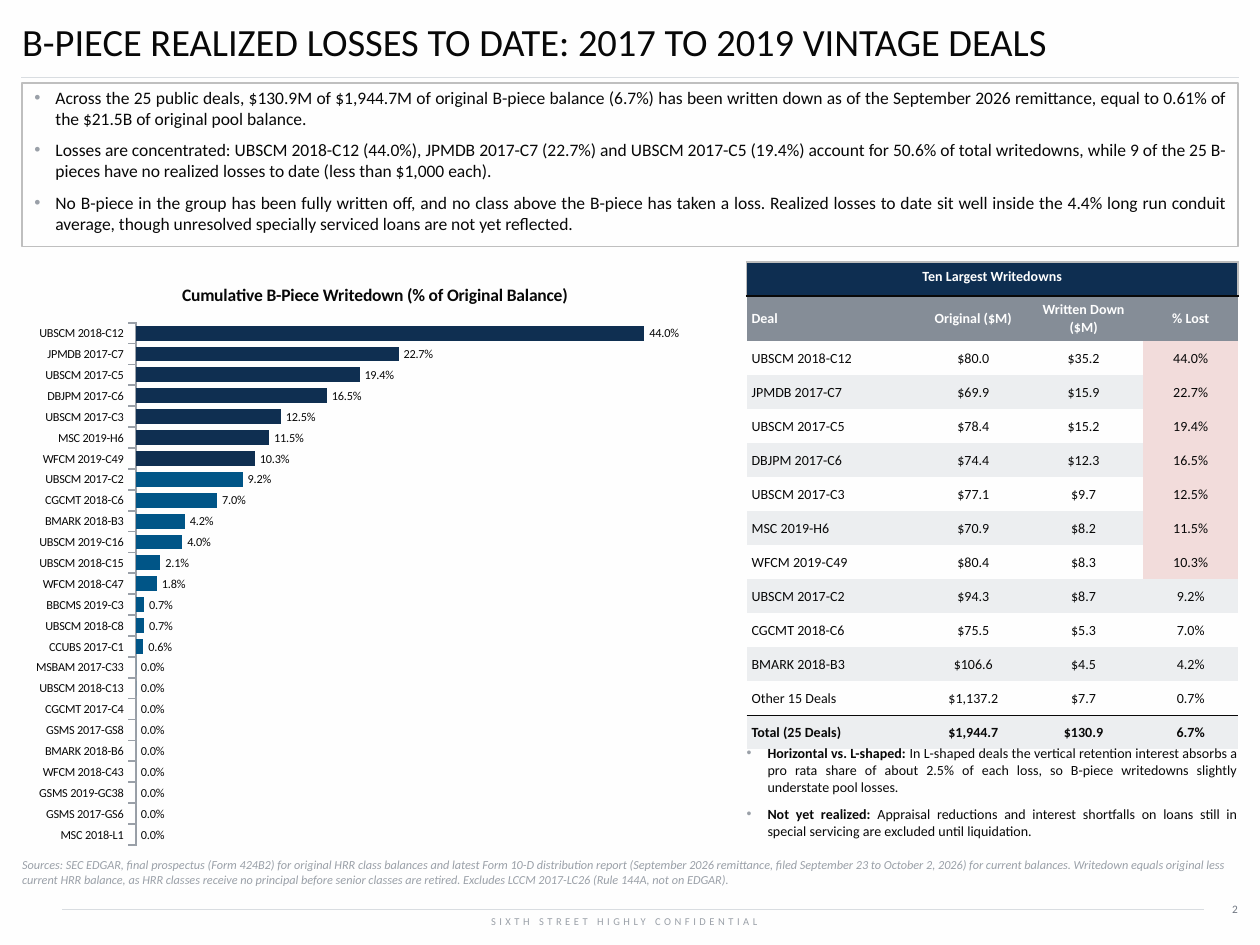
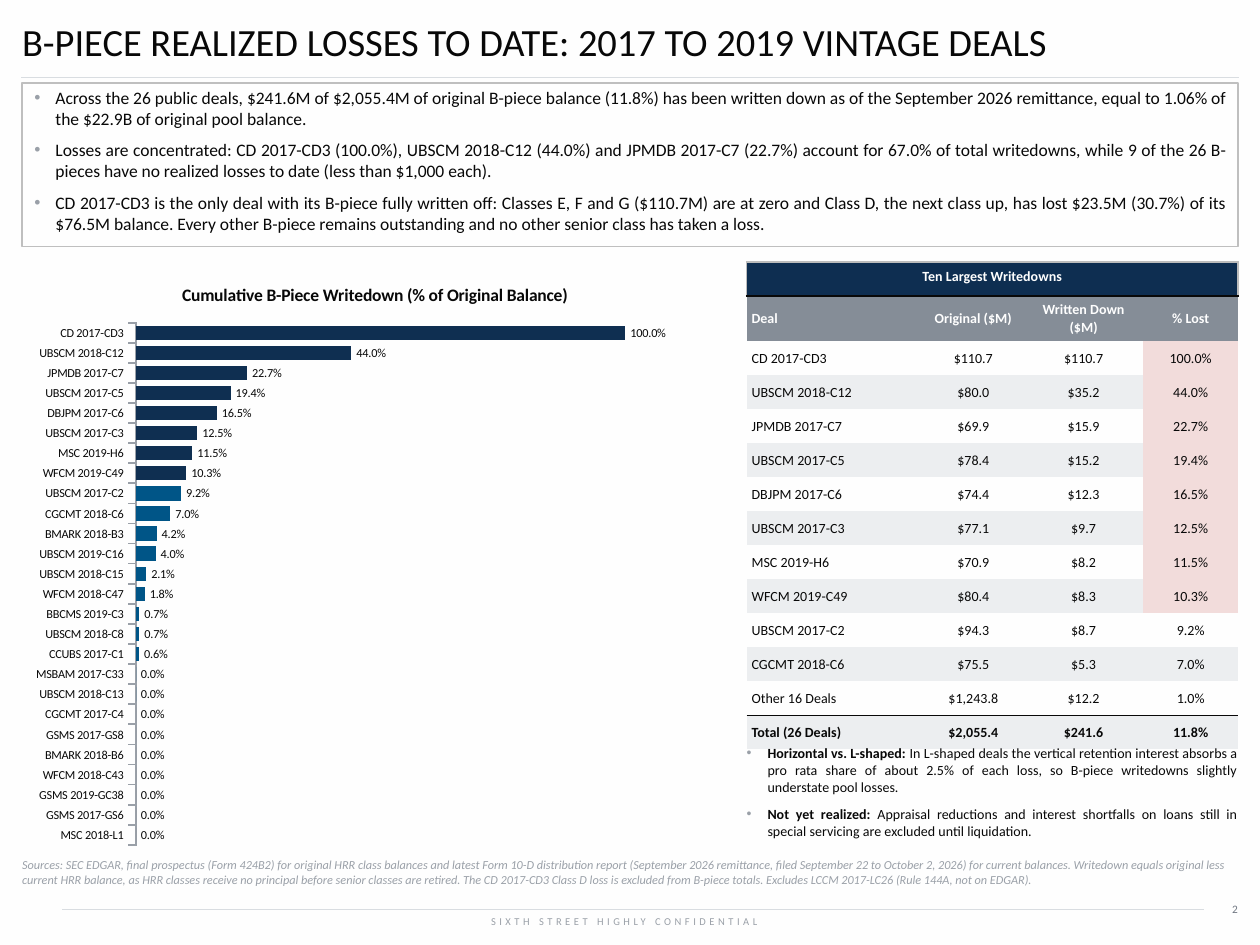
Before and after one commit to crussellssp1/Main, a slide deck: slide 2 of Historical_Conduit_CMBS_Losses.pptx. Drawn at 1260x945 pixels with LibreOffice and Linux fonts; fonts in the diff are those of the drawing; background and template pictures are left out. Boxes give left, top, right and bottom in pixels: in the first picture for what was removed or moved away, otherwise in the second. Text is boxed around its words. In the diff, an @@ line names an element or a change of style, - is before the commit and + after.

```diff
--- a/Historical_Conduit_CMBS_Losses.pptx
+++ b/Historical_Conduit_CMBS_Losses.pptx
@@ text in rectangle at box(55, 91, 1226, 233): text changed @@
-• Across the 25 public deals, $130.9M of $1,944.7M of original B-piece balance (6.7%) has been written down as of the September 2026 remittance, equal to 0.61% of the $21.5B of original pool balance.
-• Losses are concentrated: UBSCM 2018-C12 (44.0%), JPMDB 2017-C7 (22.7%) and UBSCM 2017-C5 (19.4%) account for 50.6% of total writedowns, while 9 of the 25 B-pieces have no realized losses to date (less than $1,000 each).
-• No B-piece in the group has been fully written off, and no class above the B-piece has taken a loss. Realized losses to date sit well inside the 4.4% long run conduit average, though unresolved specially serviced loans are not yet reflected.
+• Across the 26 public deals, $241.6M of $2,055.4M of original B-piece balance (11.8%) has been written down as of the September 2026 remittance, equal to 1.06% of the $22.9B of original pool balance.
+• Losses are concentrated: CD 2017-CD3 (100.0%), UBSCM 2018-C12 (44.0%) and JPMDB 2017-C7 (22.7%) account for 67.0% of total writedowns, while 9 of the 26 B-pieces have no realized losses to date (less than $1,000 each).
+• CD 2017-CD3 is the only deal with its B-piece fully written off: Classes E, F and G ($110.7M) are at zero and Class D, the next class up, has lost $23.5M (30.7%) of its $76.5M balance. Every other B-piece remains outstanding and no other senior class has taken a loss.
@@ bar chart at box(21, 262, 727, 857) @@
-categories: UBSCM 2018-C12, JPMDB 2017-C7, UBSCM 2017-C5, DBJPM 2017-C6, UBSCM 2017-C3, MSC 2019-H6, WFCM 2019-C49, UBSCM 2017-C2, CGCMT 2018-C6, BMARK 2018-B3, UBSCM 2019-C16, UBSCM 2018-C15, WFCM 2018-C47, BBCMS 2019-C3, UBSCM 2018-C8, CCUBS 2017-C1, MSBAM 2017-C33, UBSCM 2018-C13, CGCMT 2017-C4, GSMS 2017-GS8, BMARK 2018-B6, WFCM 2018-C43, GSMS 2019-GC38, GSMS 2017-GS6, MSC 2018-L1
+categories: CD 2017-CD3, UBSCM 2018-C12, JPMDB 2017-C7, UBSCM 2017-C5, DBJPM 2017-C6, UBSCM 2017-C3, MSC 2019-H6, WFCM 2019-C49, UBSCM 2017-C2, CGCMT 2018-C6, BMARK 2018-B3, UBSCM 2019-C16, UBSCM 2018-C15, WFCM 2018-C47, BBCMS 2019-C3, UBSCM 2018-C8, CCUBS 2017-C1, MSBAM 2017-C33, UBSCM 2018-C13, CGCMT 2017-C4, GSMS 2017-GS8, BMARK 2018-B6, WFCM 2018-C43, GSMS 2019-GC38, GSMS 2017-GS6, MSC 2018-L1
-Series 1: 0.44, 0.227, 0.194, 0.165, 0.125, 0.115, 0.103, 0.092, 0.07, 0.042, 0.04, 0.021, 0.018, 0.007, 0.007, 0.006, 0, 0, 0, 0, 0, 0, 0, 0, 0
+Series 1: 1, 0.44, 0.227, 0.194, 0.165, 0.125, 0.115, 0.103, 0.092, 0.07, 0.042, 0.04, 0.021, 0.018, 0.007, 0.007, 0.006, 0, 0, 0, 0, 0, 0, 0, 0, 0
@@ value axis changed @@
@@ table at box(746, 262, 1237, 750) @@
+row 3: CD 2017-CD3 | $110.7 | $110.7 | 100.0%
-row 12: BMARK 2018-B3 | $106.6 | $4.5 | 4.2%
-row 13: Other 15 Deals | $1,137.2 | $7.7 | 0.7%
-row 14: Total (25 Deals) | $1,944.7 | $130.9 | 6.7%
+row 13: Other 16 Deals | $1,243.8 | $12.2 | 1.0%
+row 14: Total (26 Deals) | $2,055.4 | $241.6 | 11.8%
@@ fill #ECEEF0 to #F2DCDB in row 10, column 4 @@
@@ text at box(22, 860, 1224, 886): text changed @@
-Sources: SEC EDGAR, final prospectus (Form 424B2) for original HRR class balances and latest Form 10-D distribution report (September 2026 remittance, filed September 23 to October 2, 2026) for current balances. Writedown equals original less current HRR balance, as HRR classes receive no principal before senior classes are retired. Excludes LCCM 2017-LC26 (Rule 144A, not on EDGAR).
+Sources: SEC EDGAR, final prospectus (Form 424B2) for original HRR class balances and latest Form 10-D distribution report (September 2026 remittance, filed September 22 to October 2, 2026) for current balances. Writedown equals original less current HRR balance, as HRR classes receive no principal before senior classes are retired. The CD 2017-CD3 Class D loss is excluded from B-piece totals. Excludes LCCM 2017-LC26 (Rule 144A, not on EDGAR).
```
Also in this commit, not shown: 1 other file.
